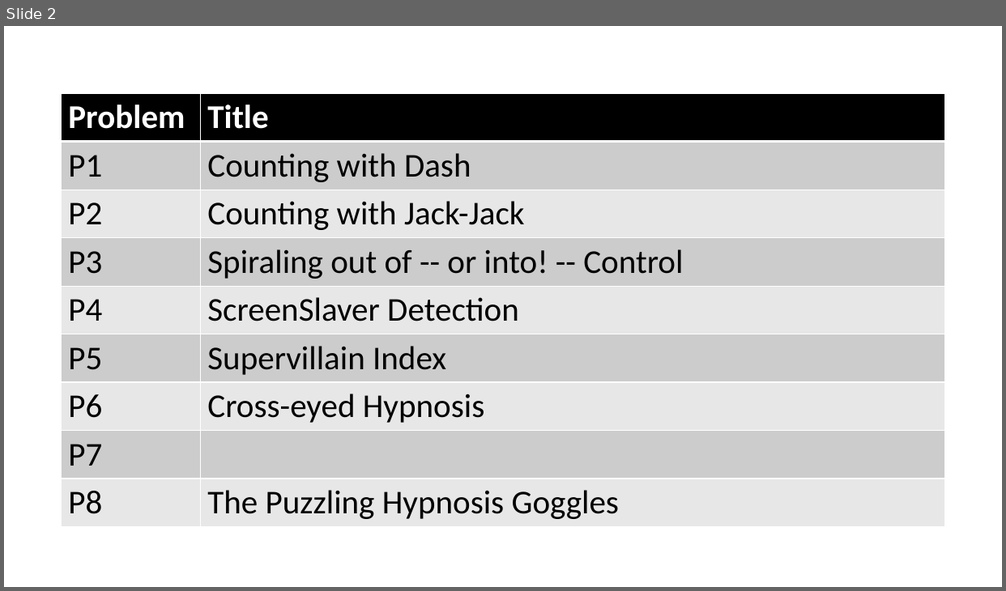
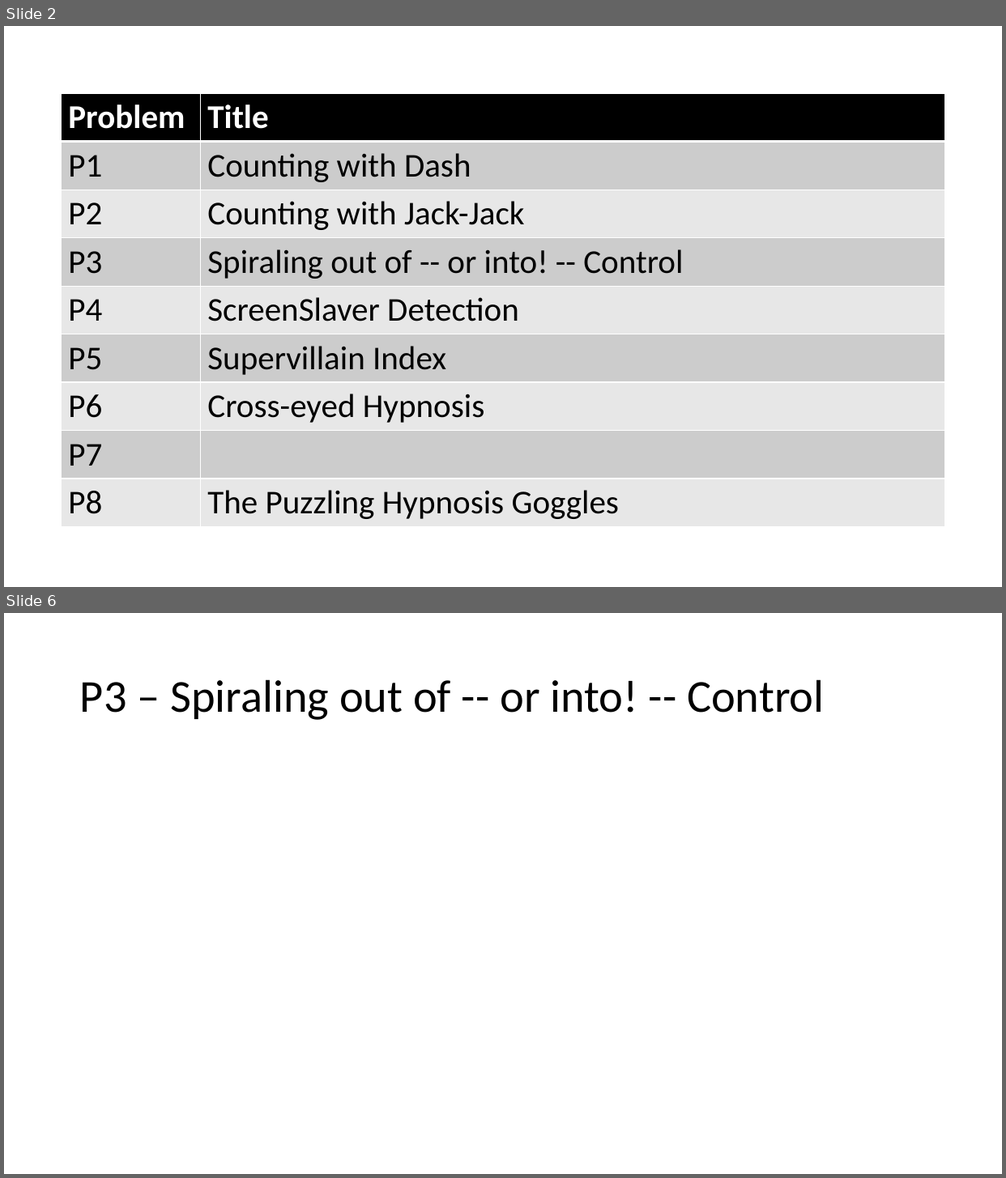
Before and after one commit to JohnDickerson/umd_hspc2019, a slide deck: docs/2019-solutions.pptx. Shown one above the other, each under a label of ours: slide 2 before the commit, slides 2 and 6 after it; the slides between them are not shown. The pictures are 1006x591 and 1006x1178 pixels, drawn with LibreOffice and Linux fonts; fonts in the diff are those of the drawing. Boxes give left, top, right and bottom in pixels: in the first picture for what was removed or moved away, otherwise in the second. Text is boxed around its words. In the diff, an @@ line names an element or a change of style, - is before the commit and + after.

```diff
--- a/docs/2019-solutions.pptx
+++ b/docs/2019-solutions.pptx
@@ slide 6 added at box(4, 613, 1002, 1174), background #FFFFFF @@
@@ title added at box(80, 679, 824, 720), 44 pt, text #000000 @@
+P3 – Spiraling out of -- or into! -- Control
```
Also in this commit, not shown: 1 slide changed, 3 other slides added.
